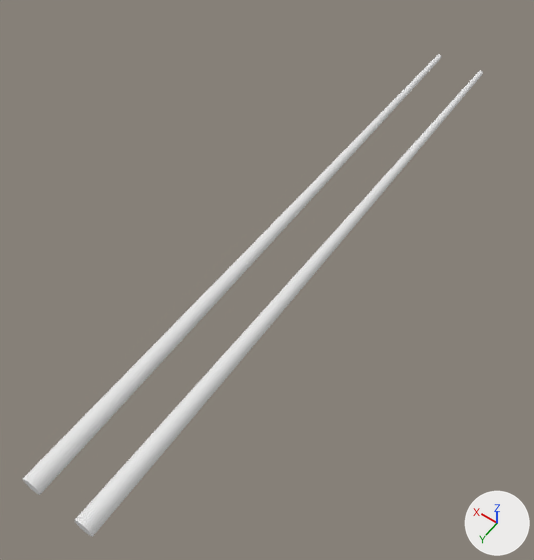
The OBJ model res/guns.obj: old version first, new version second.
Camera for both pictures: a 50 mm lens placed at (-1.37, 1.19, 4.5), pointed at (0.09, -0.85, 1.29). Every picture has the same lights, and +X, +Y and +Z are marked at lower right. Where no turn or scale is listed for an object, it has been applied to the vertices.
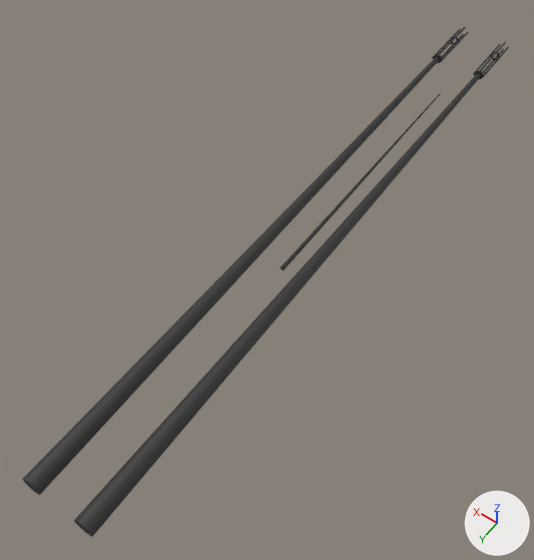
The newer file is also turned or shifted as a whole; pictures and numbers use the older file's frame.

Boxes [x1, y1, x2, y2] around the edits, measured in the pictures (534 x 560 px):
'Cylinder.001', recoloured (white to black): [74, 71, 483, 537] in both
'Cylinder', recoloured (white to black): [23, 54, 441, 495] in both
'Cylinder.002', added: after [280, 93, 440, 271]
'Cube', added: after [479, 42, 506, 73]
'Cube.002', added: after [481, 47, 509, 78]
'Cube.005', added: after [440, 32, 468, 62]
'Cube.007', added: after [437, 27, 465, 56]
'Cube.003', added: after [473, 44, 501, 75]
'Cube.004', added: after [432, 29, 461, 58]
'Cube.001', added: after [483, 49, 504, 74]
'Cube.006', added: after [436, 34, 464, 64]

The change, as a diff of the scene's bpy script:
```diff
--- a/res/guns.obj.py
+++ b/res/guns.obj.py
@@ me_cylinder @@
 me_cylinder.from_pydata(...)  # 64 vertices, 34 faces; spans x 0.1..0.2, y -2.91..0.77, z 1.47..1.57
-me_cylinder.materials.append(mat_none)  # white #e7e7e7
+me_cylinder.materials.append(mat_material)  # black #323232
@@ me_cylinder_001 @@
 me_cylinder_001.from_pydata(...)  # 64 vertices, 34 faces; spans x -0.2..-0.1, y -2.91..0.77, z 1.47..1.57
-me_cylinder_001.materials.append(mat_none)  # white #e7e7e7
+me_cylinder_001.materials.append(mat_material)  # black #323232
@@ ob_cylinder_002 @@
+ob_cylinder_002 = bpy.data.objects.new('Cylinder.002', me_cylinder_002)  # 64 vertices, 34 faces; spans x -0.01..0.01, y -1.47..0.32, z 1.43..1.46; in mat_material (black #323232)
+ob_cylinder_002.location = (0.0, -1.178, 0.0)
@@ ob_cube_007 @@
+ob_cube_007 = bpy.data.objects.new('Cube.007', me_cube_007)  # a box spanning x 0.146..0.156, y -2.093..-1.693, z 1.54..1.55; in mat_material (black #323232)
+ob_cube_007.location = (0.0, -1.178, 0.0)
@@ ob_cube_006 @@
+ob_cube_006 = bpy.data.objects.new('Cube.006', me_cube_006)  # a box spanning x 0.146..0.156, y -2.093..-1.693, z 1.483..1.493; in mat_material (black #323232)
+ob_cube_006.location = (0.0, -1.178, 0.0)
@@ ob_cube_005 @@
+ob_cube_005 = bpy.data.objects.new('Cube.005', me_cube_005)  # a box spanning x 0.118..0.128, y -2.093..-1.693, z 1.511..1.521; in mat_material (black #323232)
+ob_cube_005.location = (0.0, -1.178, 0.0)
@@ ob_cube_004 @@
+ob_cube_004 = bpy.data.objects.new('Cube.004', me_cube_004)  # a box spanning x 0.177..0.187, y -2.093..-1.693, z 1.511..1.521; in mat_material (black #323232)
+ob_cube_004.location = (0.0, -1.178, 0.0)
@@ ob_cube_003 @@
+ob_cube_003 = bpy.data.objects.new('Cube.003', me_cube_003)  # a box spanning x -0.122..-0.112, y -2.093..-1.693, z 1.511..1.521; in mat_material (black #323232)
+ob_cube_003.location = (0.0, -1.178, 0.0)
@@ ob_cube_002 @@
+ob_cube_002 = bpy.data.objects.new('Cube.002', me_cube_002)  # a box spanning x -0.182..-0.172, y -2.093..-1.693, z 1.511..1.521; in mat_material (black #323232)
+ob_cube_002.location = (0.0, -1.178, 0.0)
@@ ob_cube_001 @@
+ob_cube_001 = bpy.data.objects.new('Cube.001', me_cube_001)  # a box spanning x -0.153..-0.143, y -2.093..-1.693, z 1.483..1.493; in mat_material (black #323232)
+ob_cube_001.location = (0.0, -1.178, 0.0)
@@ ob_cube @@
+ob_cube = bpy.data.objects.new('Cube', me_cube)  # a box spanning x -0.153..-0.143, y -2.093..-1.693, z 1.54..1.55; in mat_material (black #323232)
+ob_cube.location = (0.0, -1.178, 0.0)
```
